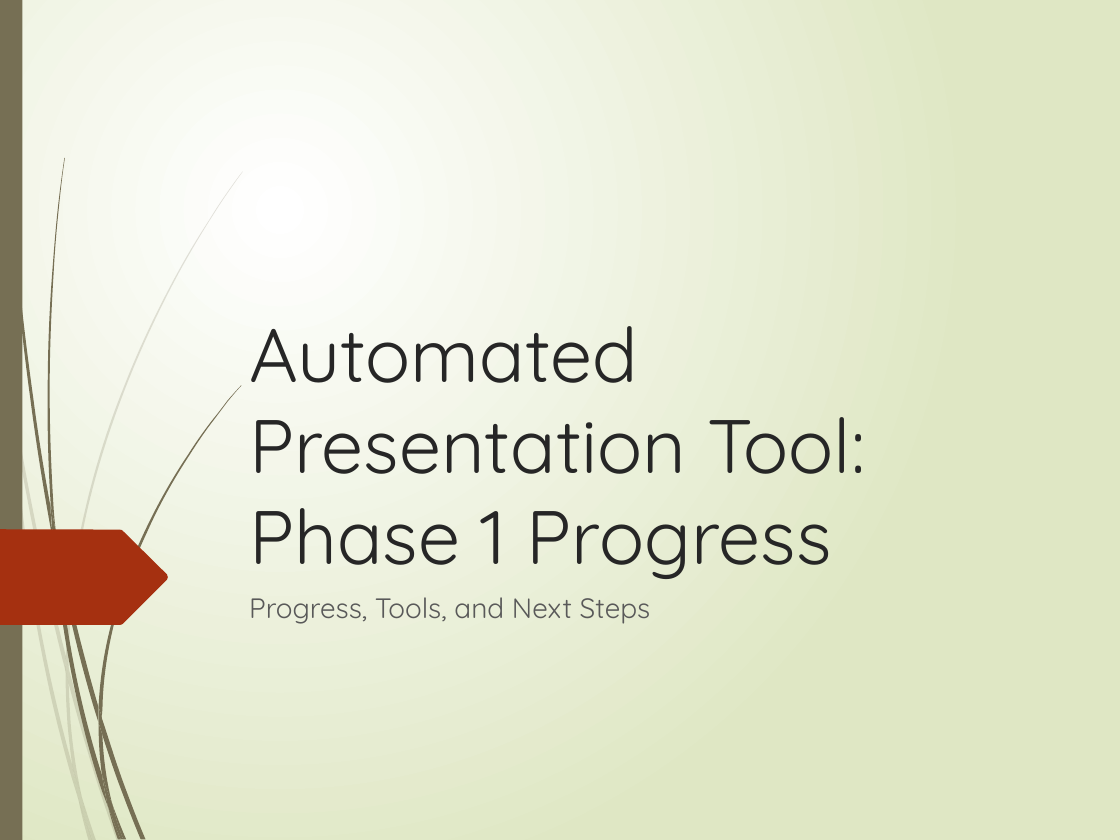
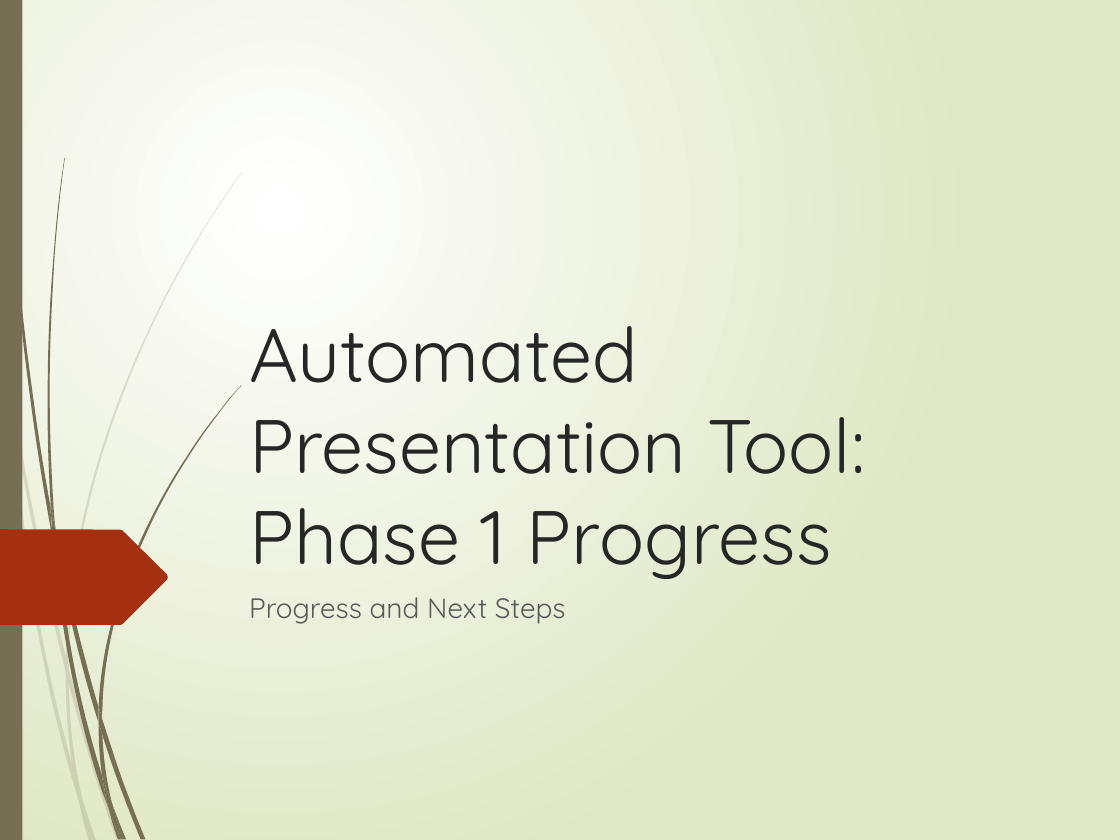
Before and after one commit to ZeinebGuellouz/CapstoneWeb, a slide deck: slide 1 of backend/uploads/Automated_Presentation_Tool_Phase1.pptx. Drawn at 1120x840 pixels with LibreOffice and Linux fonts; fonts in the diff are those of the drawing. Boxes give left, top, right and bottom in pixels: in the first picture for what was removed or moved away, otherwise in the second. Text is boxed around its words. In the diff, an @@ line names an element or a change of style, - is before the commit and + after.

```diff
--- a/backend/uploads/Automated_Presentation_Tool_Phase1.pptx
+++ b/backend/uploads/Automated_Presentation_Tool_Phase1.pptx
@@ subtitle at <box>249,597,566,624</box>: text changed @@
-Progress, Tools, and Next Steps
+Progress and Next Steps
```
Also in this commit, not shown: 1 other slide changed, 1 slide removed, 15 other files.
